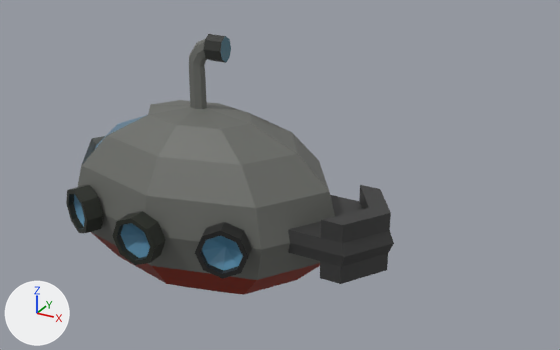
The FBX model Assets/Models/FBXModels/Submarine.fbx as it was, and as the next commit left it.
Camera for both pictures: a 50 mm camera at (4.34, -6.18, 3.53) aimed at (0.87, 0.14, 0.37). The axes (+X, +Y, +Z) are drawn at lower left. The lights are the same throughout. Where no turn or scale is listed for an object, it has been applied to the vertices.

The older version as bpy lines, for what is in view:
```python
me_sphere = bpy.data.meshes.new('Sphere')
me_sphere.from_pydata(...)  # 166 vertices, 172 faces; spans x -1.0..1.35, y -1.0..1.0, z -1.0..1.76
me_sphere.materials.append(mat_material_001)  # picture img_imphenziapalette01_png
me_sphere_002 = bpy.data.meshes.new('Sphere.002')
me_sphere_002.from_pydata(...)  # 51 vertices, 44 faces; spans x -0.252..0.252, y -0.091..0.083, z -0.252..0.252
me_sphere_002.materials.append(mat_material_001)  # picture img_imphenziapalette01_png
me_sphere_003 = bpy.data.meshes.new('Sphere.003')
me_sphere_003.from_pydata(...)  # 51 vertices, 44 faces; spans x -0.265..0.268, y -0.172..0.164, z -0.252..0.252
me_sphere_003.materials.append(mat_material_001)  # picture img_imphenziapalette01_png
me_sphere_004 = bpy.data.meshes.new('Sphere.004')
me_sphere_004.from_pydata(...)  # 51 vertices, 44 faces; spans x -0.267..0.264, y -0.185..0.177, z -0.252..0.252
me_sphere_004.materials.append(mat_material_001)  # picture img_imphenziapalette01_png
ob_sphere = bpy.data.objects.new('Sphere', me_sphere)
ob_sphere.location = (0.0, 0.0, 0.0)
ob_sphere.scale = (1.61, 1.0, 1.0)
ob_sphere_001 = bpy.data.objects.new('Sphere.001', me_sphere_003)
ob_sphere_001.location = (0.834, -0.887, 0.0)
ob_sphere_002 = bpy.data.objects.new('Sphere.002', me_sphere_002)
ob_sphere_002.location = (0.0, -1.077, 0.0)
ob_sphere_003 = bpy.data.objects.new('Sphere.003', me_sphere_004)
ob_sphere_003.location = (-0.883, -0.849, 0.0)
```
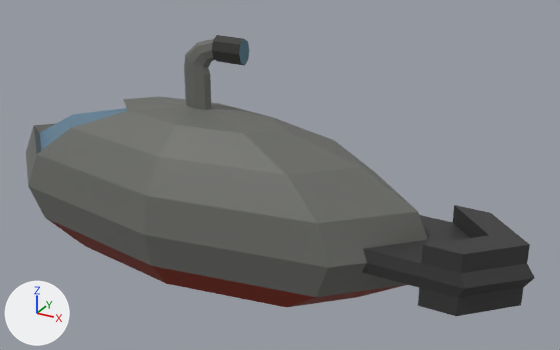
What differs and where, as boxes (x1, y1, x2, y2) in the pictures (560 x 350 px):
'Sphere', rescaled (61% wider, 8% taller): before (78, 34, 394, 295); after (26, 35, 535, 316)
'Sphere.001', deleted: before (195, 222, 252, 279)
'Sphere.002', deleted: before (112, 211, 166, 265)
'Sphere.003', deleted (black): before (66, 185, 103, 233)

What the commit changed:
Object 'Sphere.002' (ob_sphere_002) is deleted.
Object 'Sphere.003' (ob_sphere_003) is deleted.
Object 'Sphere' (ob_sphere) is rescaled from (1.61, 1.0, 1.0) to (2.57, 1.0, 1.0).
Object 'Sphere.001' (ob_sphere_001) is deleted.
